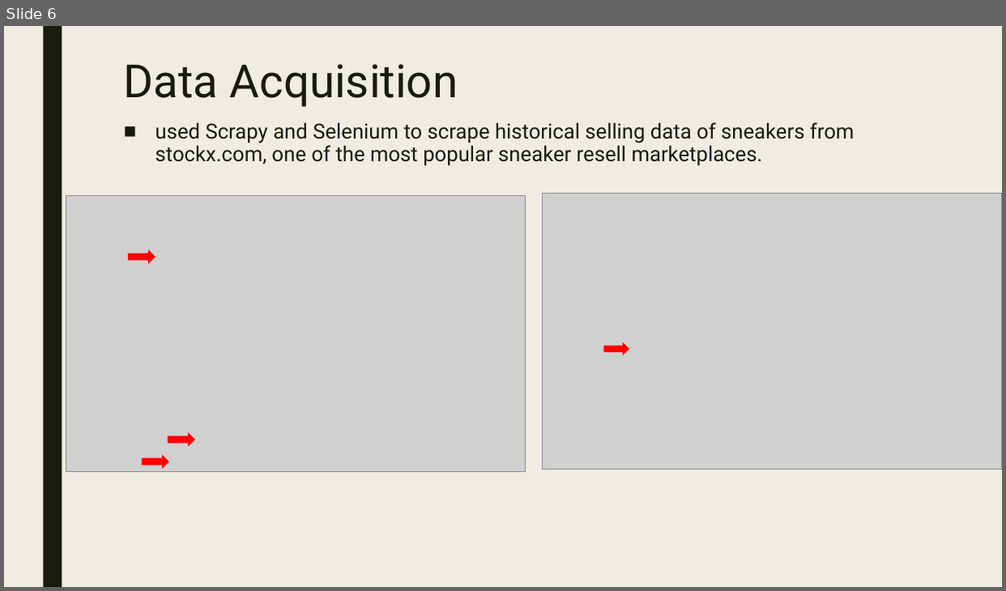
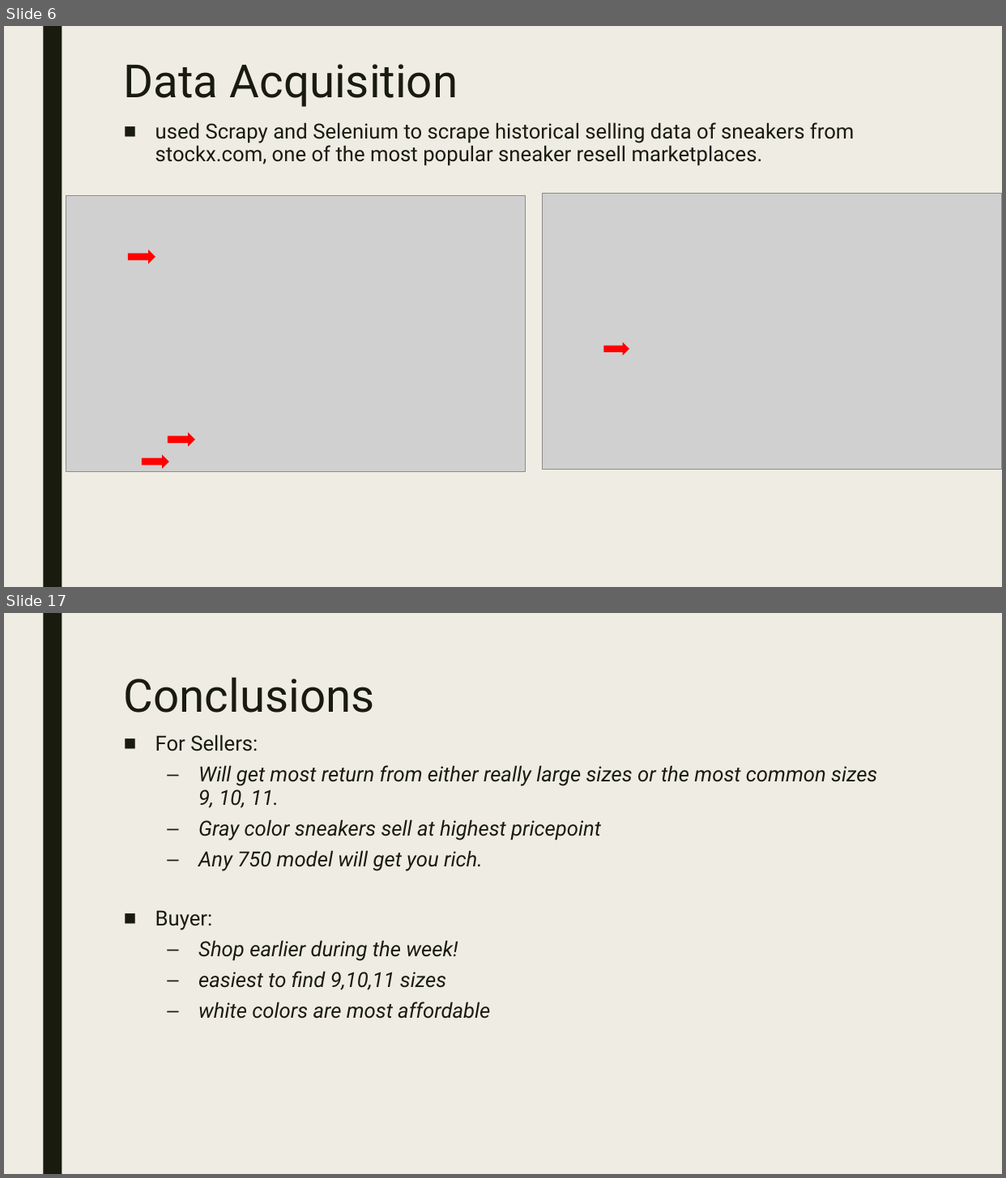
Before and after one commit to joshyoon/SneakerResellData, a slide deck: YeezyData.pptx. Shown one above the other, each under a label of ours: slide 6 before the commit, slides 6 and 17 after it; the slides between them are not shown. The pictures are 1006x591 and 1006x1178 pixels, drawn with LibreOffice and Linux fonts; fonts in the diff are those of the drawing; grey boxes stand for pictures. Boxes give left, top, right and bottom in pixels: in the first picture for what was removed or moved away, otherwise in the second. Text is boxed around its words. In the diff, an @@ line names an element or a change of style, - is before the commit and + after.

```diff
--- a/YeezyData.pptx
+++ b/YeezyData.pptx
@@ slide 17 added at bbox=[4, 613, 1002, 1174], background #EFEDE3; not listed: 1 template element that a slide beside it also shows @@
@@ title added at bbox=[124, 677, 375, 713], 44 pt, text #191B0E @@
+Conclusions
@@ text added at bbox=[155, 735, 877, 1019], 20 pt, text #191B0E, italic @@
+■ For Sellers:
+  – Will get most return from either really large sizes or the most common sizes 9, 10, 11.
+  – Gray color sneakers sell at highest pricepoint
+  – Any 750 model will get you rich.
+■ Buyer:
+  – Shop earlier during the week!
+  – easiest to find 9,10,11 sizes
+  – white colors are most affordable
```
Also in this commit, not shown: 2 slides changed, 12 other slides added, 1 slide removed, 1 other file.
